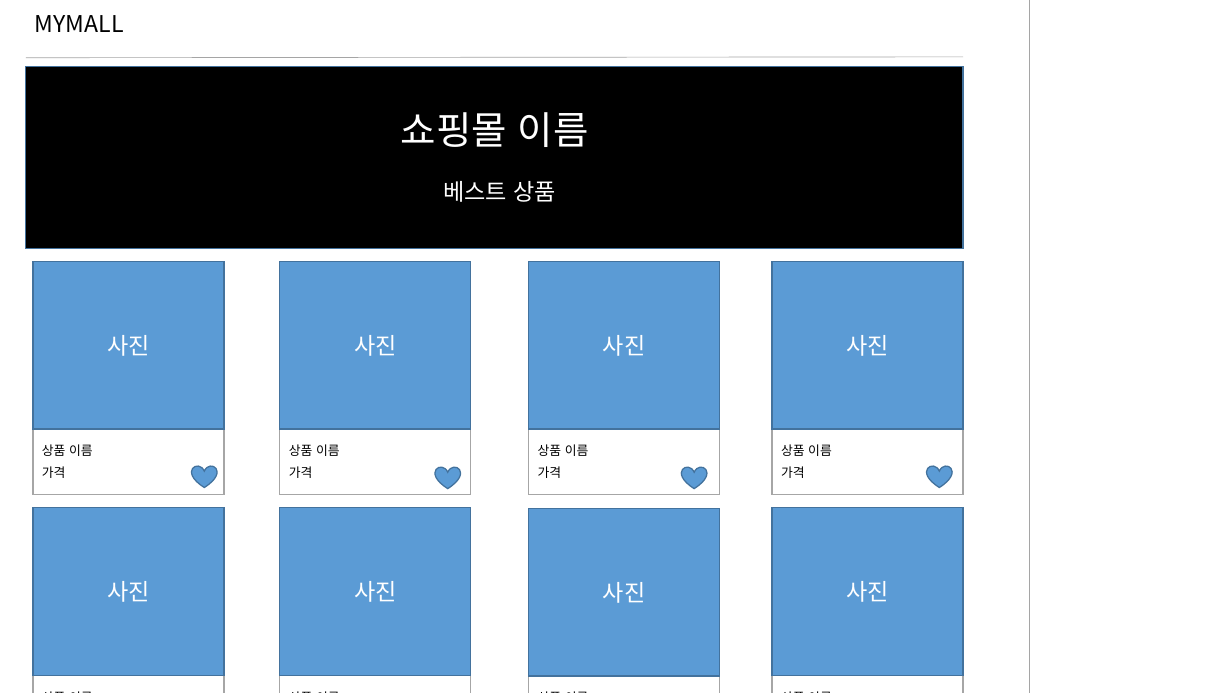
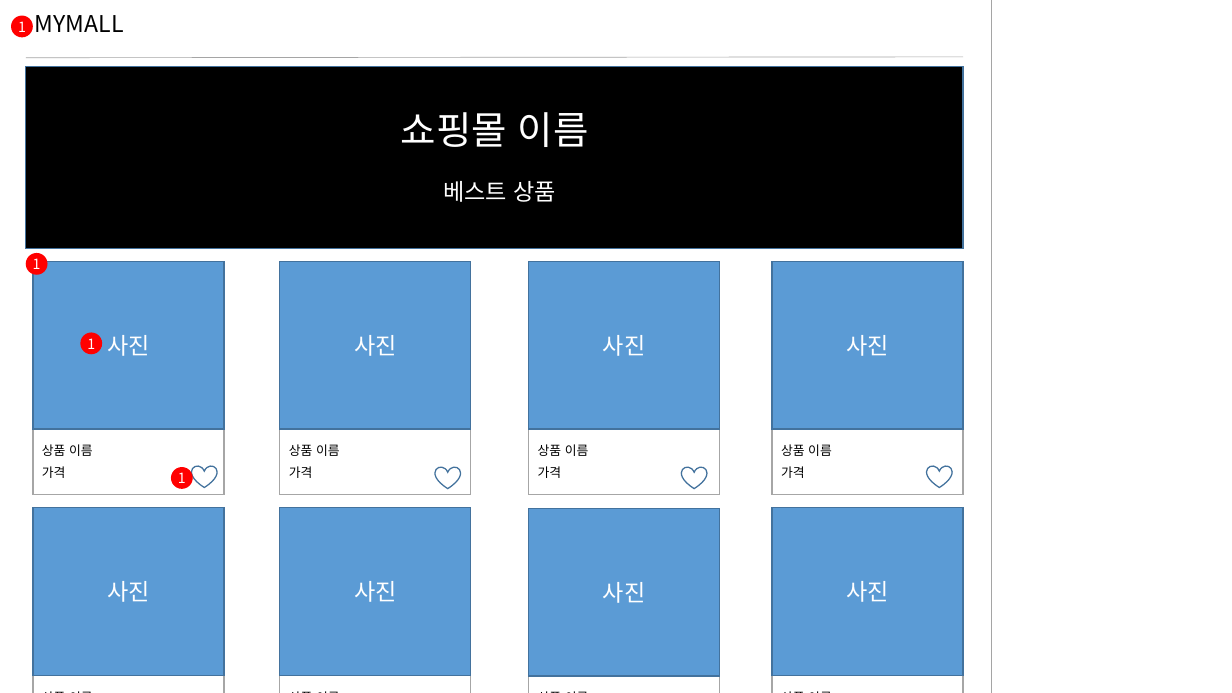
Before and after one commit to Hongsomang/mymall, a slide deck: slide 16 of document/design/MYMALL(쇼핑리스트)_스토리보드.pptx. Drawn at 1232x693 pixels with LibreOffice and Linux fonts; fonts in the diff are those of the drawing. Boxes give left, top, right and bottom in pixels: in the first picture for what was removed or moved away, otherwise in the second. Text is boxed around its words. In the diff, an @@ line names an element or a change of style, - is before the commit and + after.

```diff
--- a/document/design/MYMALL(쇼핑리스트)_스토리보드.pptx
+++ b/document/design/MYMALL(쇼핑리스트)_스토리보드.pptx
@@ ellipse added at bbox=[11, 16, 33, 38], fill #FF0000, 11 pt, text #FFFFFF @@
+1
@@ line moved from (1030, 0) - (1030, 693) to (992, 0) - (992, 693) @@
@@ ellipse added at bbox=[26, 253, 48, 275], fill #FF0000, 11 pt, text #FFFFFF @@
+1
@@ ellipse added at bbox=[80, 333, 103, 355], fill #FF0000, 11 pt, text #FFFFFF @@
+1
@@ ellipse added at bbox=[171, 467, 193, 489], fill #FF0000, 11 pt, text #FFFFFF @@
+1
@@ fill #5B9BD5 to none in 4 elements at bbox=[191, 466, 217, 488], bbox=[435, 467, 461, 489], bbox=[682, 467, 708, 489], bbox=[927, 466, 953, 488] @@
```
Also in this commit, not shown: 15 other slides changed, 3 slides added, 2 slides removed.
